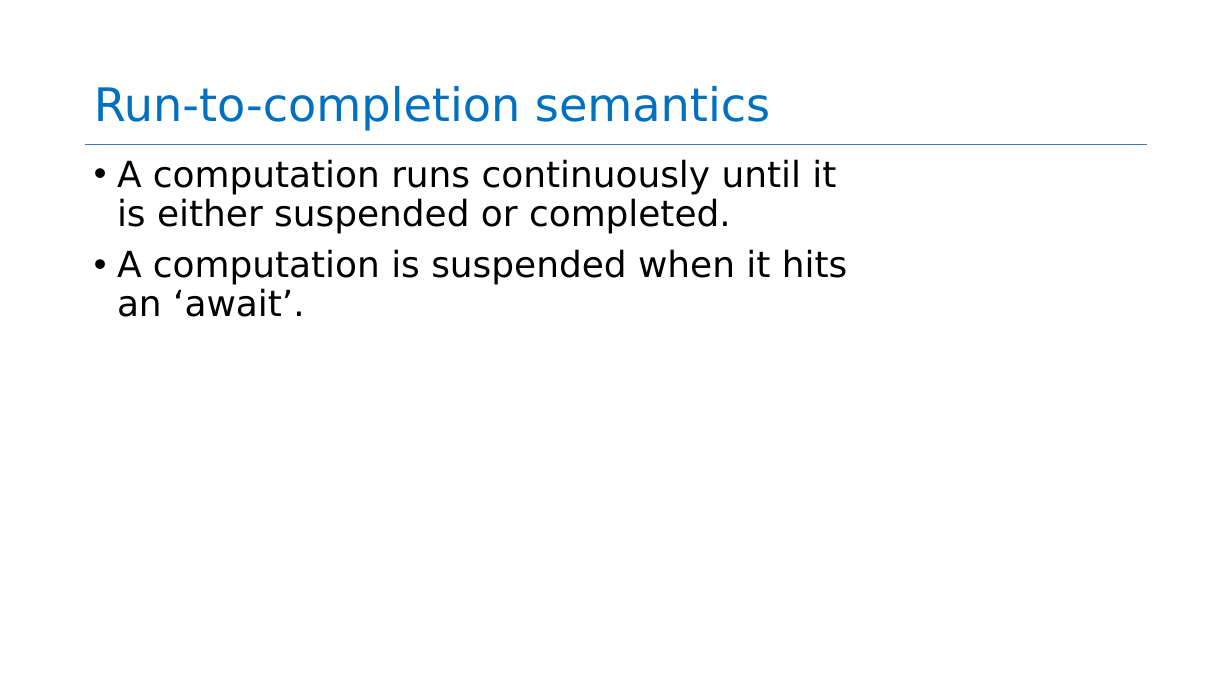
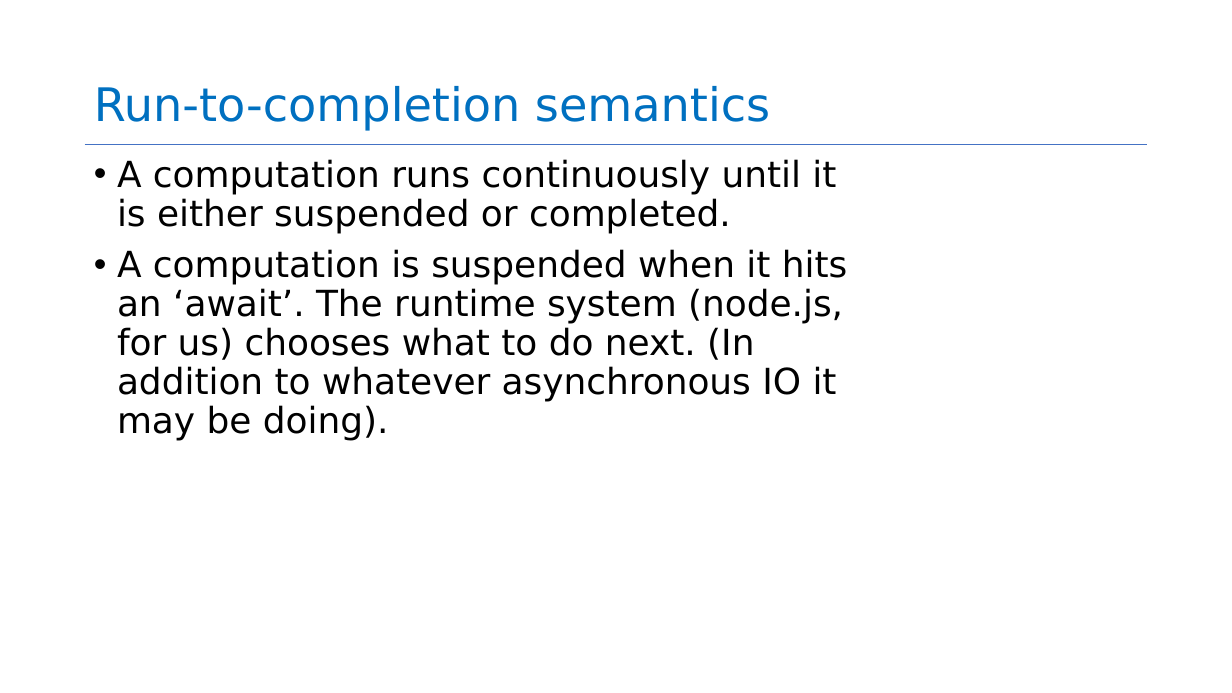
Before and after one commit to neu-se/CS4530-Fall-2022, a slide deck: slide 7 of Slides/Lecture 05 Concurrency Patterns in Typescript.pptx. Drawn at 1232x693 pixels with LibreOffice and Linux fonts; fonts in the diff are those of the drawing. Boxes give left, top, right and bottom in pixels: in the first picture for what was removed or moved away, otherwise in the second. Text is boxed around its words. In the diff, an @@ line names an element or a change of style, - is before the commit and + after.

```diff
--- a/Slides/Lecture 05 Concurrency Patterns in Typescript.pptx
+++ b/Slides/Lecture 05 Concurrency Patterns in Typescript.pptx
@@ text at bbox=[117, 249, 847, 441]: text changed @@
-• A computation is suspended when it hits an ‘await’.
+• A computation is suspended when it hits an ‘await’. The runtime system (node.js, for us) chooses what to do next. (In addition to whatever asynchronous IO it may be doing).
```
Also in this commit, not shown: 2 other slides changed.
